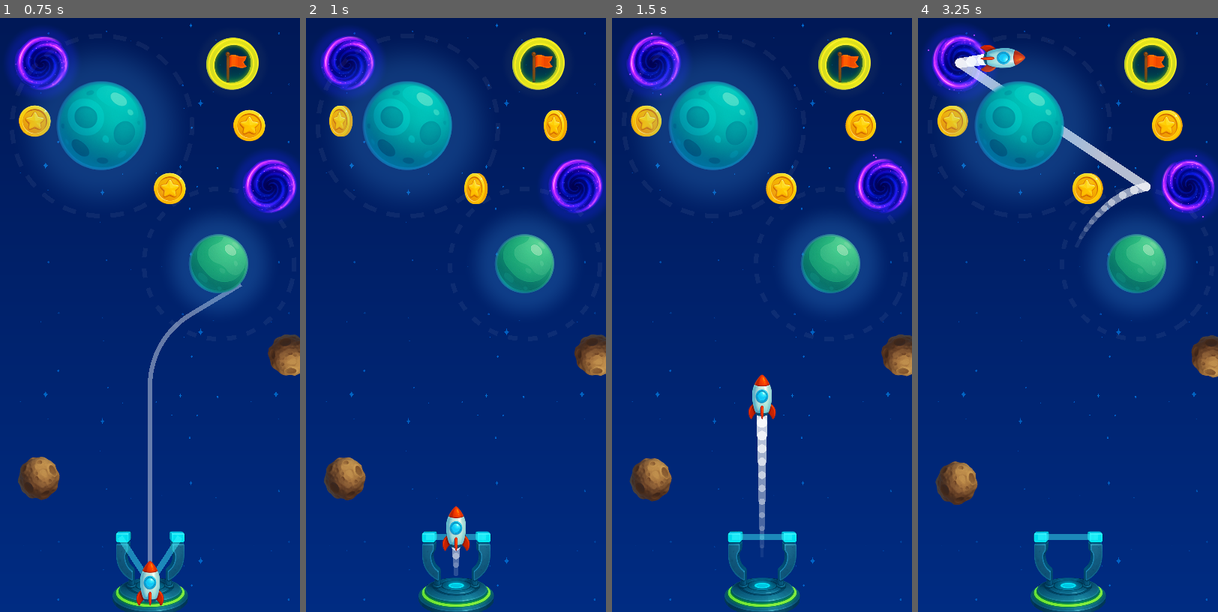
Above: before the commit, frames 1-4 (left to right).
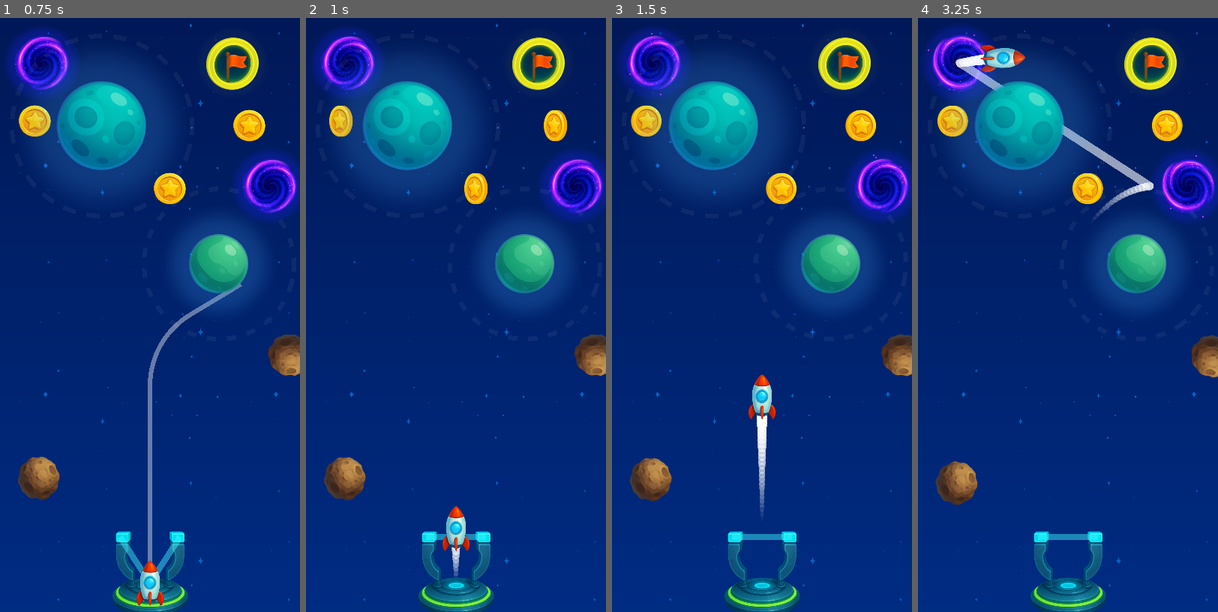
Above: after the commit, the same moments.

Repository: nbarkoch/spacecraft-launcher
Game: Godot game, scene res://scenes/game.tscn
The game is run twice, just before and just after one commit, with the same random seed, the same clock (stepped at 60 frames per second) and the same inputs.
Inputs (mouse positions are in pixels of both pictures, inside the frame that each line leads up to):
- Up to frame 1 (0.75 s): tap Enter at 0.5 s; move the mouse to (150, 582) at 0.52 s; tap 1 at 0.6 s; click (150, 582) at 0.67 s
- Up to frame 2 (1 s): tap 2 at 0.8 s
- Up to frame 3 (1.5 s): move the mouse to (702, 344) at 1.27 s; tap 2 at 1.35 s; click (702, 344) at 1.42 s
- Up to frame 4 (3.25 s): tap 3 at 1.55, 2.1 s; move the mouse to (1098, 178) at 2.02 s; click (1098, 178) at 2.17 s; tap 4 at 2.3, 2.85 s; move the mouse to (1053, 433) at 2.77 s; click (1053, 433) at 2.92 s; tap R at 3.05 s

Frame 1 is identical in both runs. In frame 2, less than 0.1% of the frame differs, in the area x 48-52%, y 89-94%; in frame 3, 0.4%; in frame 4, 1.1%, in the area x 12-79%, y 6-38%.

Commit message:
refactor trail

Diff:
--- a/scripts/gravity_assist_tuner.gd
+++ /dev/null
@@ -1,198 +0,0 @@
-# scripts/gravity_assist_tuner.gd
-# Add this script to a Node in your scene to easily tune gravity assist parameters
-extends Node
-class_name GravityAssistTuner
-
-@export_group("Global Magnet Settings")
-@export_range(0.0, 5.0, 0.1) var global_magnet_strength: float = 1.0
-@export_range(5.0, 100.0, 5.0) var global_orbit_zone_size: float = 25.0
-@export_range(20.0, 150.0, 10.0) var global_magnet_max_distance: float = 80.0
-
-@export_group("Collision Prevention")
-@export_range(5.0, 30.0, 1.0) var global_safety_distance: float = 15.0
-@export_range(1.0, 15.0, 0.5) var global_emergency_force: float = 8.0
-@export_range(0.5, 3.0, 0.1) var global_prediction_time: float = 1.0
-
-@export_group("Angle Guidance")
-@export_range(0.0, 10.0, 0.1) var global_angle_correction: float = 2.0
-@export_range(5.0, 60.0, 5.0) var global_angle_tolerance: float = 30.0
-@export_range(0.0, 5.0, 0.1) var global_angle_magnet: float = 1.5
-
-@export_group("Fine Tuning")
-@export_range(1.0, 10.0, 0.1) var global_base_force: float = 3.0
-@export_range(0.01, 0.1, 0.001) var global_speed_influence: float = 0.02
-@export_range(0.1, 1.0, 0.05) var global_smoothing: float = 0.85
-
-@export_group("Debug & Testing")
-@export var enable_debug: bool = false
-@export var apply_to_all_planets: bool = true
-@export var test_current_settings: bool = false : set = _apply_settings
-
-var current_gravity_assists: Array[GravityAssist] = []
-
-func _ready():
-	if apply_to_all_planets:
-		await get_tree().process_frame
-		_apply_settings(true)
-
-func _apply_settings(apply: bool):
-	if not apply:
-		return
-
-	print("GravityAssistTuner: Applying settings to all active gravity assists...")
-
-	# Apply to any existing gravity assists
-	update_existing_assists()
-
-	# Apply to all planets for future assists
-	update_planet_defaults()
-
-	print("GravityAssistTuner: Settings applied!")
-
-func update_existing_assists():
-	"""Update any currently active gravity assists"""
-	var spacecrafts = get_tree().get_nodes_in_group("Spacecrafts")
-
-	for spacecraft in spacecrafts:
-		if spacecraft.has_method("get") and spacecraft.gravity_assist:
-			var assist = spacecraft.gravity_assist as GravityAssist
-			if assist:
-				apply_settings_to_assist(assist)
-				current_gravity_assists.append(assist)
-
-func update_planet_defaults():
-	"""Update default settings that will be used for new gravity assists"""
-	# This is a bit tricky since the settings are in the GravityAssist class
-	# We'll store these as autoload or static variables that get picked up
-	# For now, we'll just print them for manual application
-
-	var planets = get_tree().get_nodes_in_group("Planets")
-	print("GravityAssistTuner: Found ", planets.size(), " planets")
-
-	# You can extend this to modify planet properties if needed
-	for planet in planets:
-		if planet.has_method("set_gravity_assist_defaults"):
-			planet.set_gravity_assist_defaults(get_current_settings())
-
-func apply_settings_to_assist(assist: GravityAssist):
-	"""Apply current settings to a specific gravity assist"""
-	if not assist:
-		return
-
-	# Apply magnet settings
-	assist.magnet_strength = global_magnet_strength
-	assist.optimal_orbit_zone = global_orbit_zone_size
-	assist.magnet_max_distance = global_magnet_max_distance
-
-	# Apply collision prevention
-	assist.collision_safety_distance = global_safety_distance
-	assist.emergency_force_multiplier = global_emergency_force
-	assist.collision_prediction_time = global_prediction_time
-
-	# Apply angle guidance
-	assist.angle_correction_strength = global_angle_correction
-	assist.optimal_angle_tolerance = global_angle_tolerance
-	assist.angle_magnet_strength = global_angle_magnet
-
-	# Apply fine tuning
-	assist.base_force_strength = global_base_force
-	assist.speed_influence = global_speed_influence
-	assist.smoothing_factor = global_smoothing
-
-	# Apply debug
-	assist.debug_enabled = enable_debug
-
-func get_current_settings() -> Dictionary:
-	"""Get current settings as a dictionary"""
-	return {
-		"magnet_strength": global_magnet_strength,
-		"optimal_orbit_zone": global_orbit_zone_size,
-		"magnet_max_distance": global_magnet_max_distance,
-		"collision_safety_distance": global_safety_distance,
-		"emergency_force_multiplier": global_emergency_force,
-		"collision_prediction_time": global_prediction_time,
-		"angle_correction_strength": global_angle_correction,
-		"optimal_angle_tolerance": global_angle_tolerance,
-		"angle_magnet_strength": global_angle_magnet,
-		"base_force_strength": global_base_force,
-		"speed_influence": global_speed_influence,
-		"smoothing_factor": global_smoothing,
-		"debug_enabled": enable_debug
-	}
-
-# === QUICK PRESET FUNCTIONS ===
-
-func apply_gentle_preset():
-	"""Gentle, forgiving orbital assistance"""
-	global_magnet_strength = 0.5
-	global_safety_distance = 20.0
-	global_emergency_force = 5.0
-	global_angle_correction = 1.0
-	global_angle_tolerance = 45.0
-	_apply_settings(true)
-	print("Applied GENTLE preset")
-
-func apply_normal_preset():
-	"""Balanced orbital assistance"""
-	global_magnet_strength = 1.0
-	global_safety_distance = 15.0
-	global_emergency_force = 8.0
-	global_angle_correction = 2.0
-	global_angle_tolerance = 30.0
-	_apply_settings(true)
-	print("Applied NORMAL preset")
-
-func apply_strong_preset():
-	"""Strong orbital guidance - easier gameplay"""
-	global_magnet_strength = 2.0
-	global_safety_distance = 12.0
-	global_emergency_force = 12.0
-	global_angle_correction = 4.0
-	global_angle_tolerance = 20.0
-	_apply_settings(true)
-	print("Applied STRONG preset")
-
-func apply_challenge_preset():
-	"""Minimal assistance - for skilled players"""
-	global_magnet_strength = 0.2
-	global_safety_distance = 8.0
-	global_emergency_force = 3.0
-	global_angle_correction = 0.5
-	global_angle_tolerance = 15.0
-	_apply_settings(true)
-	print("Applied CHALLENGE preset")
-
-# === INPUT HANDLING FOR RUNTIME TUNING ===
-
-func _input(event):
-	if not enable_debug:
-		return
-
-	# Quick hotkeys for testing (only in debug mode)
-	if event is InputEventKey and event.pressed:
-		match event.keycode:
-			KEY_1:
-				apply_gentle_preset()
-			KEY_2:
-				apply_normal_preset()
-			KEY_3:
-				apply_strong_preset()
-			KEY_4:
-				apply_challenge_preset()
-			KEY_R:
-				print("=== CURRENT GRAVITY ASSIST STATUS ===")
-				print_debug_info()
-
-func print_debug_info():
-	"""Print debug information about current gravity assists"""
-	var spacecrafts = get_tree().get_nodes_in_group("Spacecrafts")
-
-	for spacecraft in spacecrafts:
-		if spacecraft.gravity_assist:
-			var assist = spacecraft.gravity_assist as GravityAssist
-			var debug_info = assist.get_debug_info()
-
-			print("Spacecraft Debug Info:")
-			for key in debug_info:
-				print("  ", key, ": ", debug_info[key])
-			print("---")
--- a/scripts/spacecraft_trail.gd
+++ b/scripts/spacecraft_trail.gd
@@ -3,7 +3,7 @@
 
 var spacecraft_ref = null
 var trail_points = []
-var max_points = 15
+var max_points = 30
 var trail_lines = []
 
 func _ready():
@@ -26,7 +26,7 @@
 func should_add_point(pos: Vector2) -> bool:
 	if trail_points.size() == 0:
 		return true
-	return pos.distance_to(trail_points[-1]) > 6.0
+	return pos.distance_to(trail_points[-1]) > 2.0
 
 func update_trail_segments():
 	# מחק קווים ישנים
@@ -47,7 +47,6 @@
 		line.width = width
 		line.default_color = Color(1.0, 1.0, 1.0, alpha)
 		line.antialiased = true
-		line.joint_mode = Line2D.LINE_JOINT_ROUND
 		line.begin_cap_mode = Line2D.LINE_CAP_ROUND
 		line.end_cap_mode = Line2D.LINE_CAP_ROUND
 		line.z_index = -1
